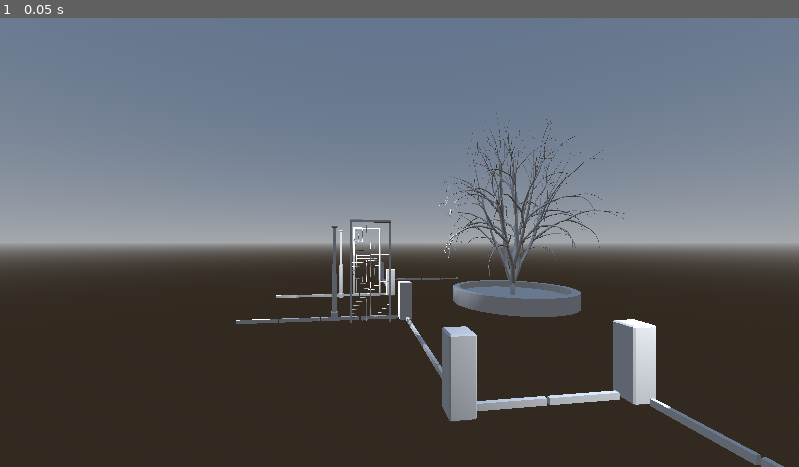
Above: before the commit, frame 1.
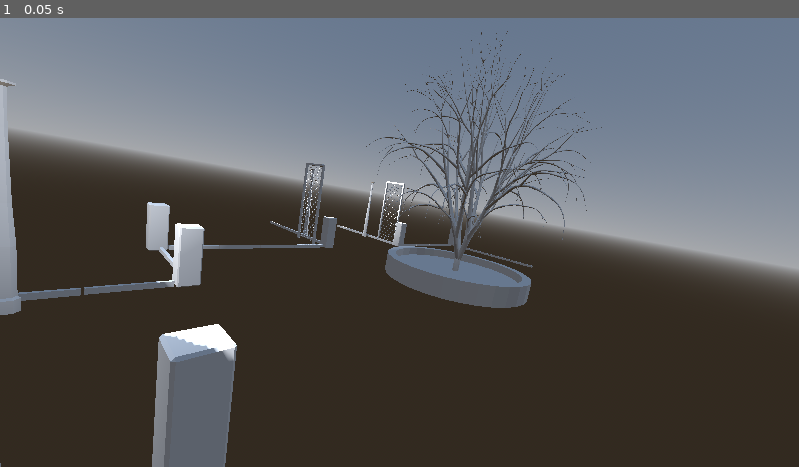
Above: after the commit, the same moment.

Repository: nsmoooose/shooter
Game: Godot game, scene res://ui/main_menu.tscn
Same seed, same stepped clock (60 frames per second), same inputs: the game is played once before the commit and once after it. Before the commit the project starts from res://root.tscn.
Inputs:
- Up to frame 1 (0.05 s): no input

The runs differ from the first frame. In frame 1, 31% of the frame differs, in the area x 0-100%, y 2-100%.

Commit message:
Move root scene to level_01 and starting on main menu

Diff:
--- a/shooter/root.tscn
+++ b/shooter/levels/level_01.tscn
@@ -27,9 +27,6 @@
 
 [node name="WorldEnvironment" type="WorldEnvironment" parent="."]
 environment = SubResource("Environment_njyk6")
-
-[node name="Camera3D" type="Camera3D" parent="."]
-transform = Transform3D(0.136719, 0, 0.99061, 0, 1, 0, -0.99061, 0, 0.136719, 9.41392, 2.05364, 9.21119)
 
 [node name="Fountain foundation 01" parent="." instance=ExtResource("2_7ukr1")]
 transform = Transform3D(1, 0, 0, 0, 1, 0, 0, 0, 1, 0, 0, 4)
--- a/shooter/project.godot
+++ b/shooter/project.godot
@@ -11,6 +11,6 @@
 [application]
 
 config/name="shooter"
-run/main_scene="res://root.tscn"
+run/main_scene="res://ui/main_menu.tscn"
 config/features=PackedStringArray("4.0", "Forward Plus")
 config/icon="res://icon.svg"
--- /dev/null
+++ b/shooter/ui/main_menu.tscn
@@ -0,0 +1,10 @@
+[gd_scene load_steps=2 format=3 uid="uid://dvikwj25yuwvv"]
+
+[ext_resource type="PackedScene" uid="uid://cy4qll45yo1dm" path="res://levels/level_01.tscn" id="1_amnp7"]
+
+[node name="Node3D" type="Node3D"]
+
+[node name="level" parent="." instance=ExtResource("1_amnp7")]
+
+[node name="Camera3D" type="Camera3D" parent="."]
+transform = Transform3D(-0.656283, 0, 0.754515, 0.174268, 0.972962, 0.15158, -0.734114, 0.230967, -0.638538, 7.38578, 2.05092, 0)
